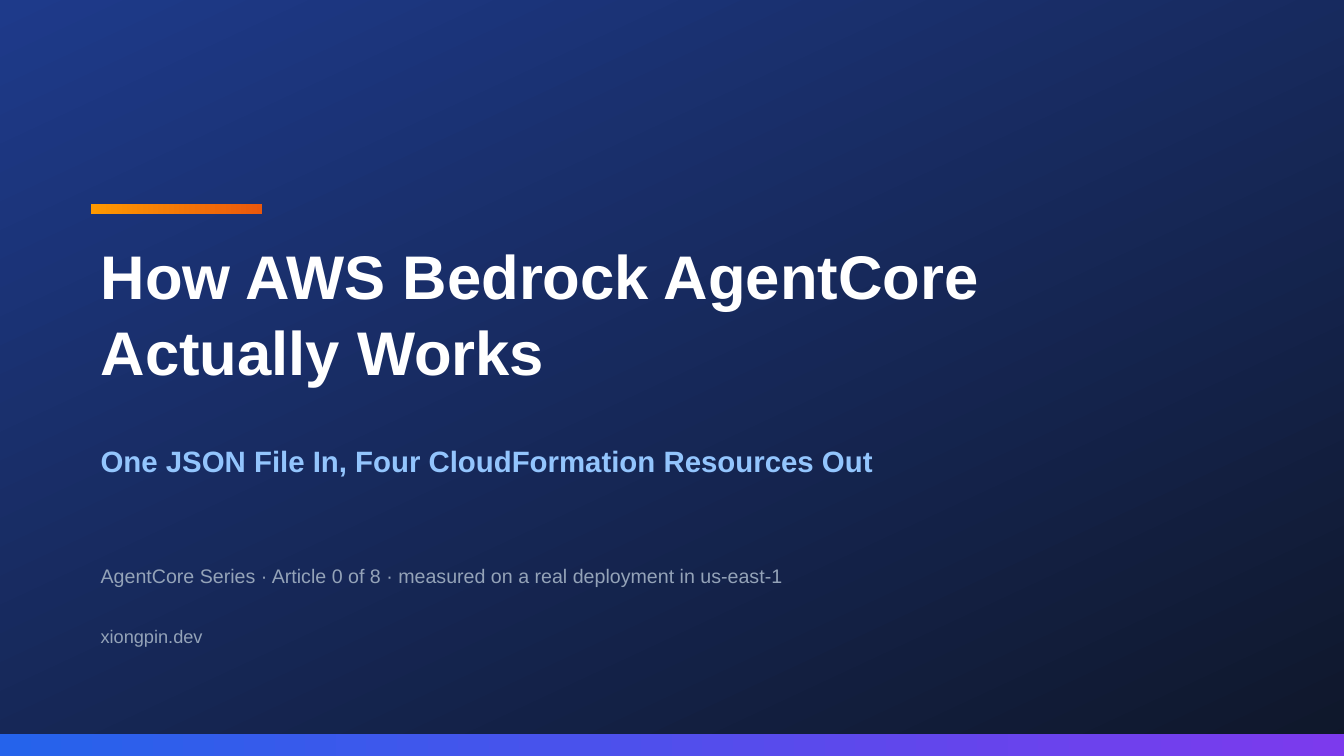
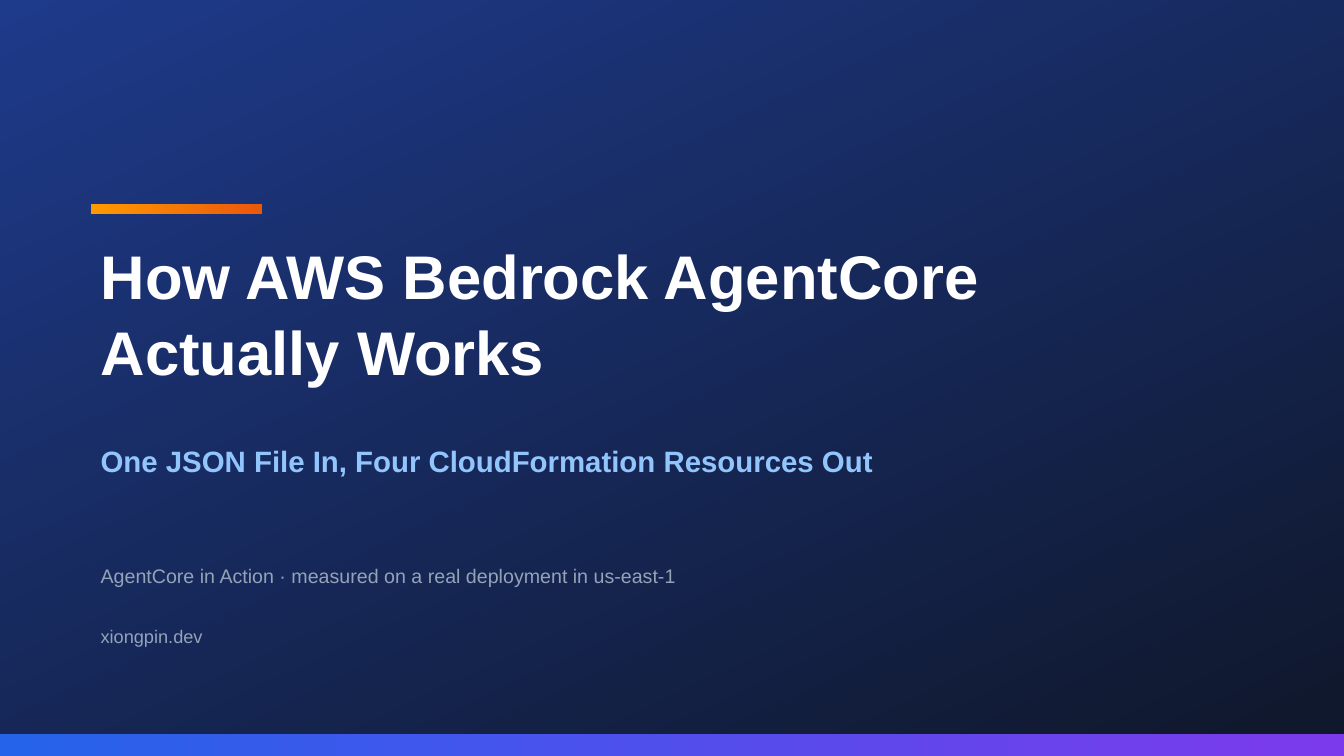
Before and after one commit to pinxiong/bedrock-agentcore-in-action, a slide deck: slide 1 of articles/decks/aws-agentcore-under-the-hood.pptx. Drawn at 1344x756 pixels with LibreOffice and Linux fonts; fonts in the diff are those of the drawing. Boxes give left, top, right and bottom in pixels: in the first picture for what was removed or moved away, otherwise in the second. Text is boxed around its words. In the diff, an @@ line names an element or a change of style, - is before the commit and + after.

Commit message:
a0 revision v2.1: clarify 'one surface two hosts', fix zh image paths, drop series roadmap
- zh article moved next to the en one (<slug>.zh.md) so both use the same
  relative image paths; ../images broke rendering in previewers
- explain 'One HTTP Surface, Two Hosts' in both articles: surface = the two
  routes your code implements, hosts = local Uvicorn vs managed microVM;
  agentcore invoke is a client, not a third interface; F5 figure shows the
  hosted /invocations URL
- articles now end at takeaways: removed the series-roadmap section (en/zh)
  and the roadmap slide (deck 23 -> 22); F7 figure deleted (8 -> 7 figures)
- PLAN.md: zh-path convention, structure table, figure spec updated

```diff
--- a/articles/decks/aws-agentcore-under-the-hood.pptx
+++ b/articles/decks/aws-agentcore-under-the-hood.pptx
@@ text at [101, 569, 676, 587]: text changed @@
-AgentCore Series · Article 0 of 8 · measured on a real deployment in us-east-1
+AgentCore in Action · measured on a real deployment in us-east-1
```
Also in this commit, not shown: 2 other slides changed, 1 slide removed, 9 other files.
